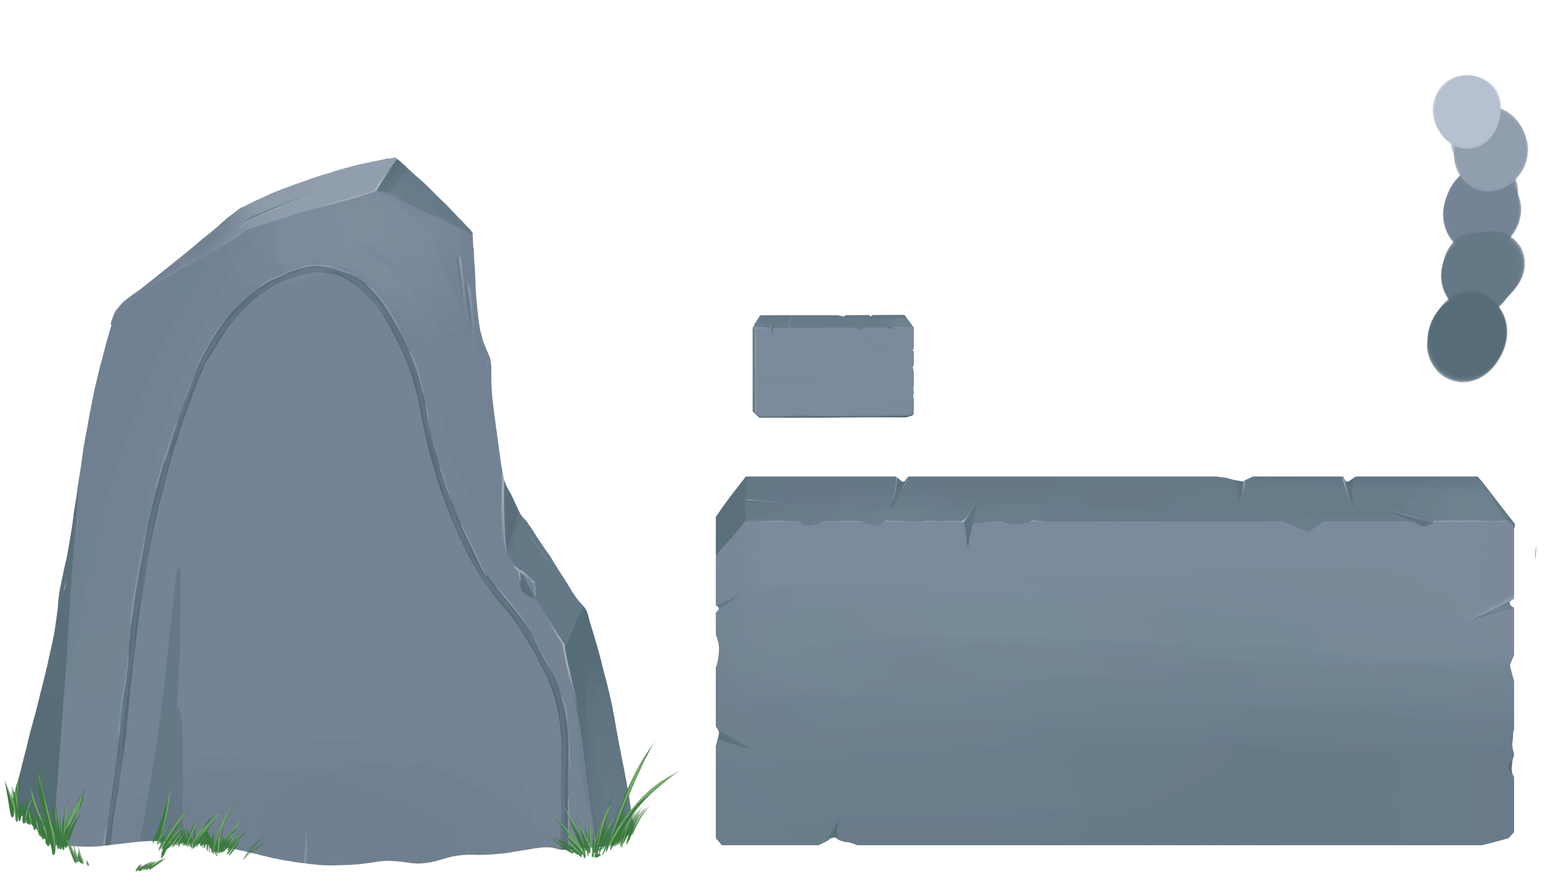
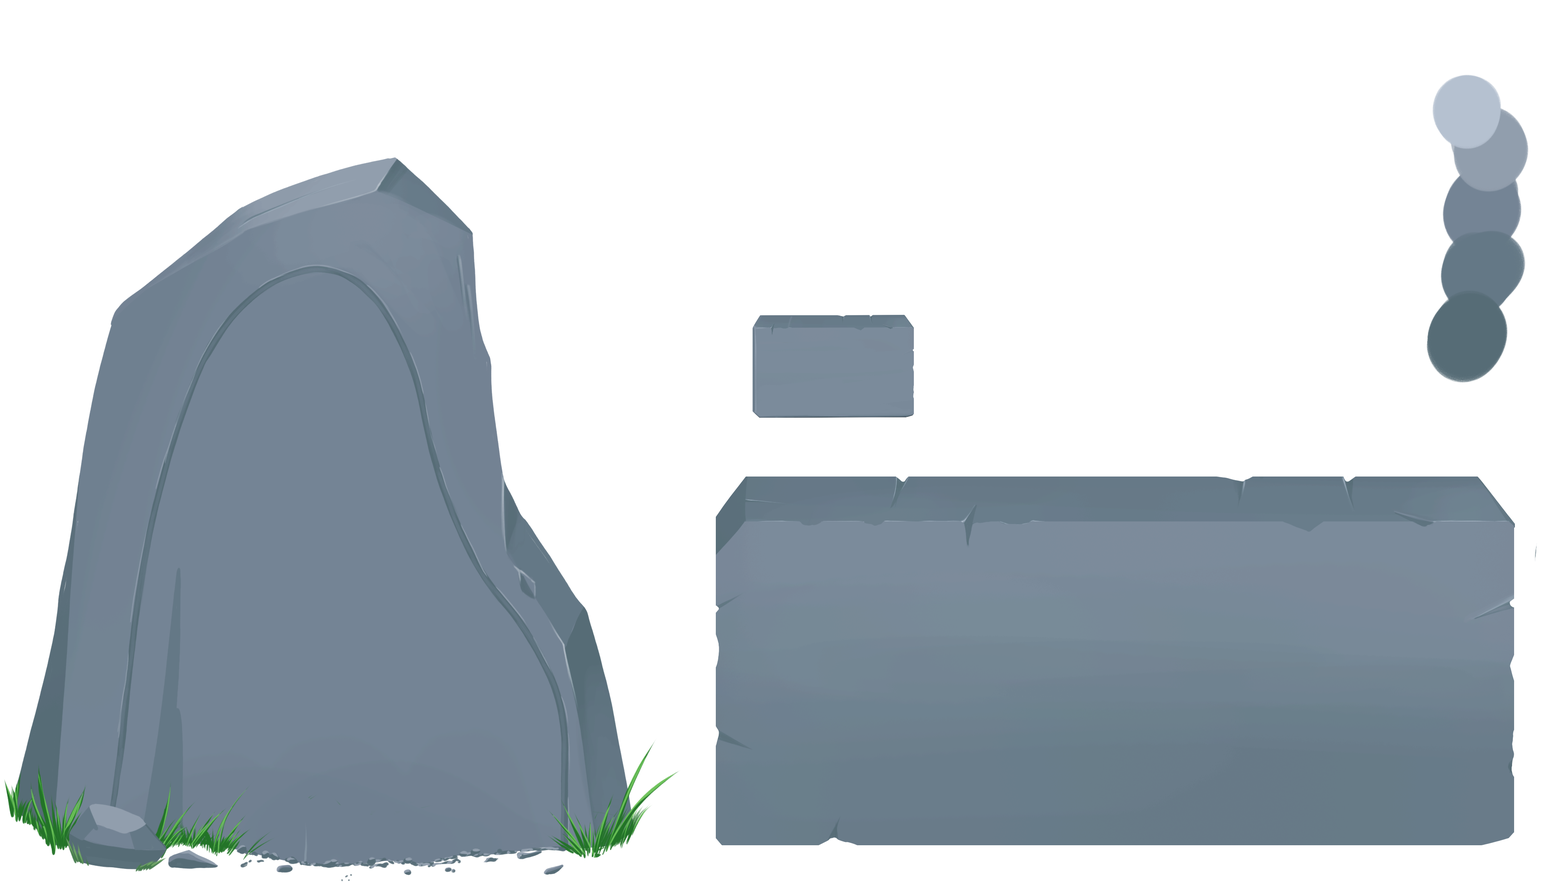
The second 1568×882 image is a revision of the first. Changes to its layers:
showed "Layer 2" over left=68, top=803, right=569, bottom=882